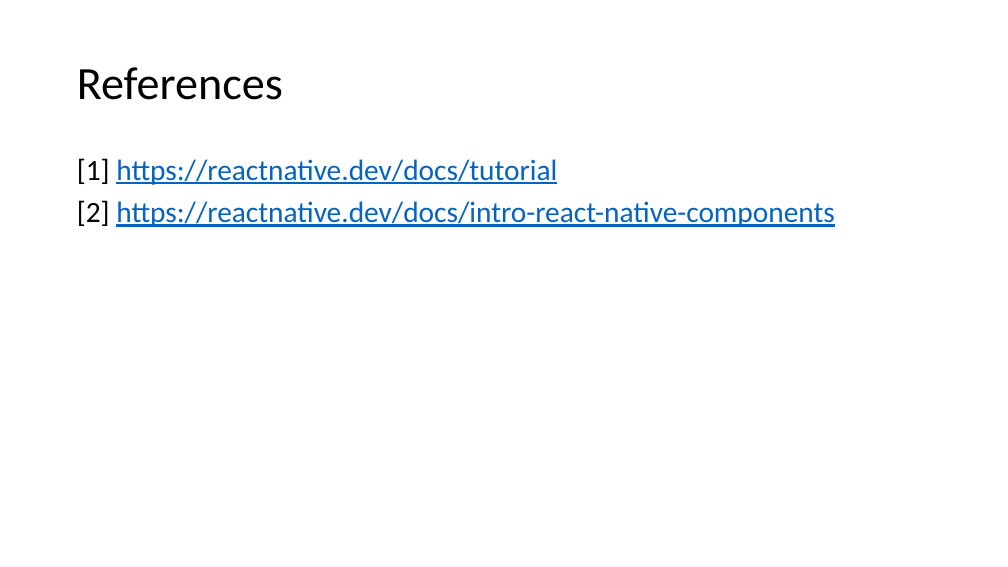
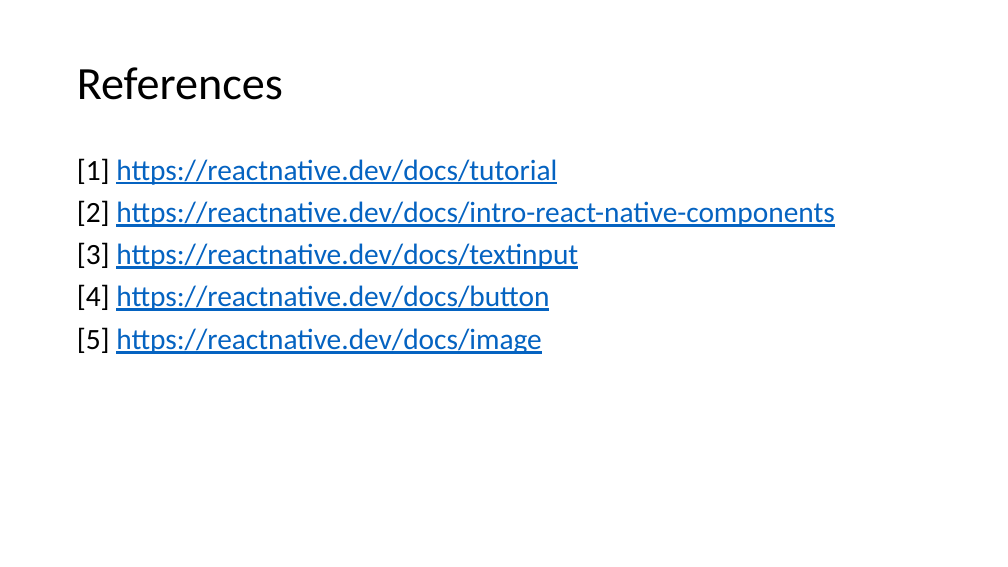
Before and after one commit to kamiuetian/MAD-FALL22, a slide deck: slide 19 of Slides/Lecture03.pptx (slide 14 before the commit). Drawn at 1008x567 pixels with LibreOffice and Linux fonts; fonts in the diff are those of the drawing. Boxes give left, top, right and bottom in pixels: in the first picture for what was removed or moved away, otherwise in the second. Text is boxed around its words. In the diff, an @@ line names an element or a change of style, - is before the commit and + after.

```diff
--- a/Slides/Lecture03.pptx
+++ b/Slides/Lecture03.pptx
@@ text at [77,242,578,354]: paragraphs added @@
+[3] https://reactnative.dev/docs/textinput
+[4] https://reactnative.dev/docs/button
+[5] https://reactnative.dev/docs/image
```
Also in this commit, not shown: 5 other slides changed, 5 slides added, 7 other files.
